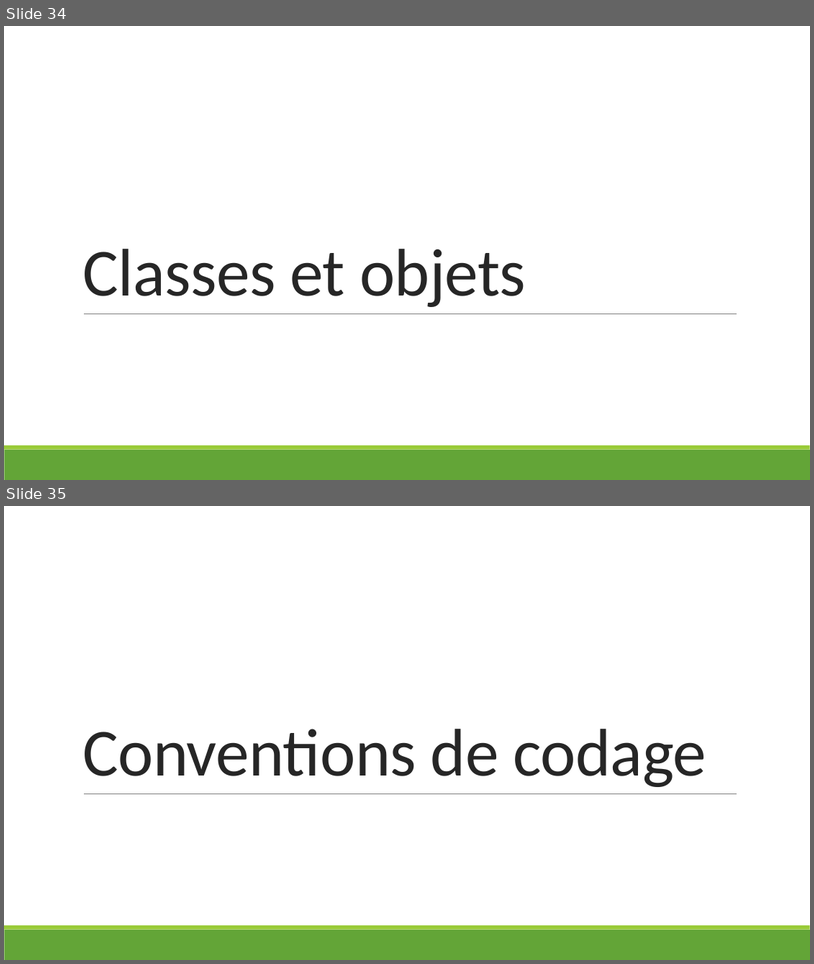
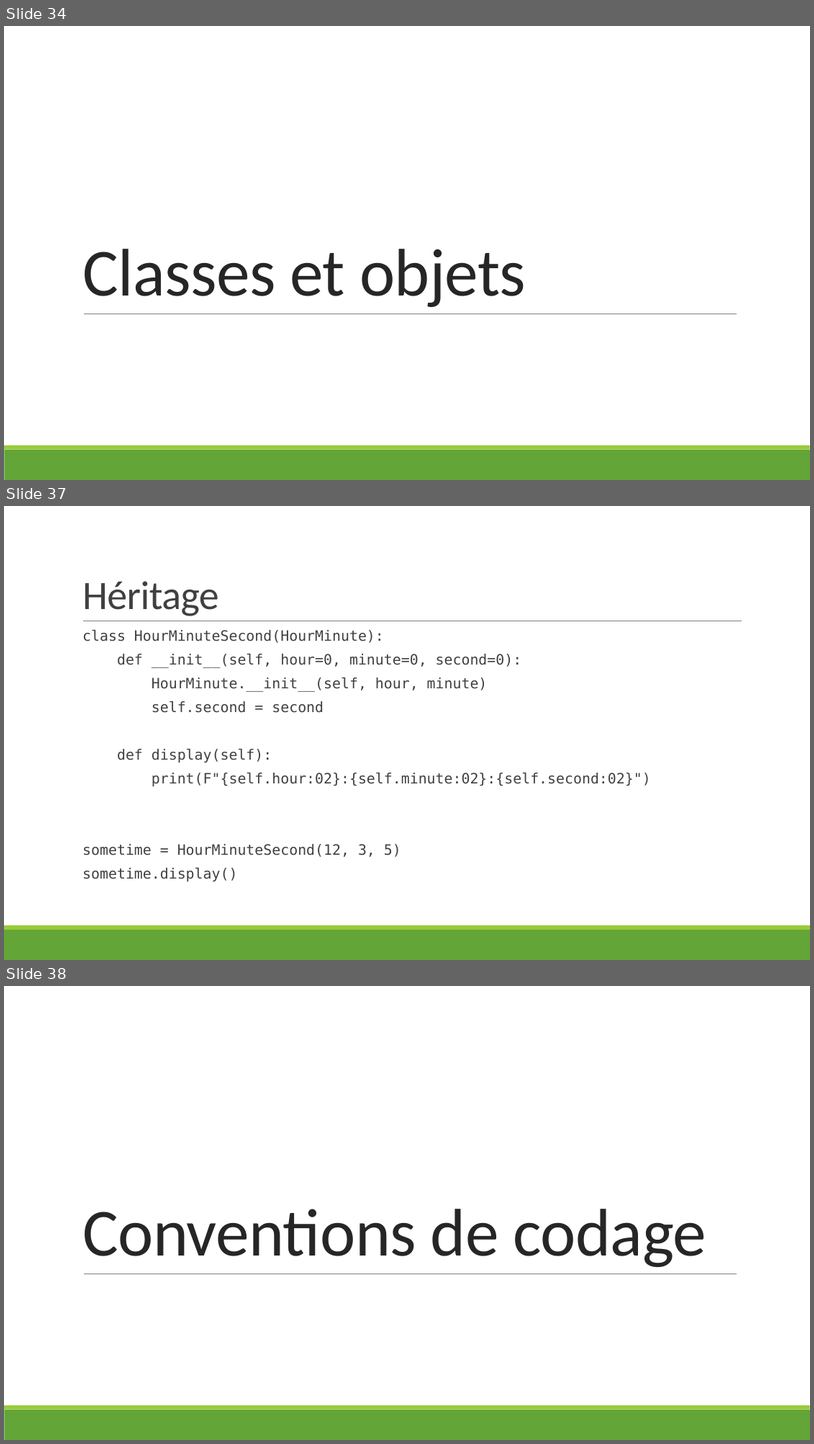
Before and after one commit to hermes-python-201910/courseware, a slide deck: slides.pptx. Shown one above the other, each under a label of ours: slides 34 and 35 before the commit, slides 34, 37 and 38 after it; the slides between them are not shown. The pictures are 814x964 and 814x1444 pixels, drawn with LibreOffice and Linux fonts; fonts in the diff are those of the drawing. Boxes give left, top, right and bottom in pixels: in the first picture for what was removed or moved away, otherwise in the second. Text is boxed around its words. In the diff, an @@ line names an element or a change of style, - is before the commit and + after.

Commit message:
Write slides classes.

```diff
--- a/slides.pptx
+++ b/slides.pptx
@@ slide 37 added at box(4, 506, 810, 960), background #FFFFFF; not listed: 2 template elements that a slide beside it also shows @@
@@ title added at box(82, 581, 219, 616), 48 pt, text #404040 @@
+Héritage
@@ text added at box(82, 630, 651, 881), 17 pt, text #404040 @@
+  class HourMinuteSecond(HourMinute):
+  def __init__(self, hour=0, minute=0, second=0):
+  HourMinute.__init__(self, hour, minute)
+  self.second = second
+  def display(self):
+  print(F"{self.hour:02}:{self.minute:02}:{self.second:02}")
+  sometime = HourMinuteSecond(12, 3, 5)
+  sometime.display()
@@ line added from (83, 621) to (743, 621), #808080 0.5 pt @@
@@ what was slide 35 is now slide 38 @@
```
Also in this commit, not shown: 3 slides changed, 4 other slides added.
